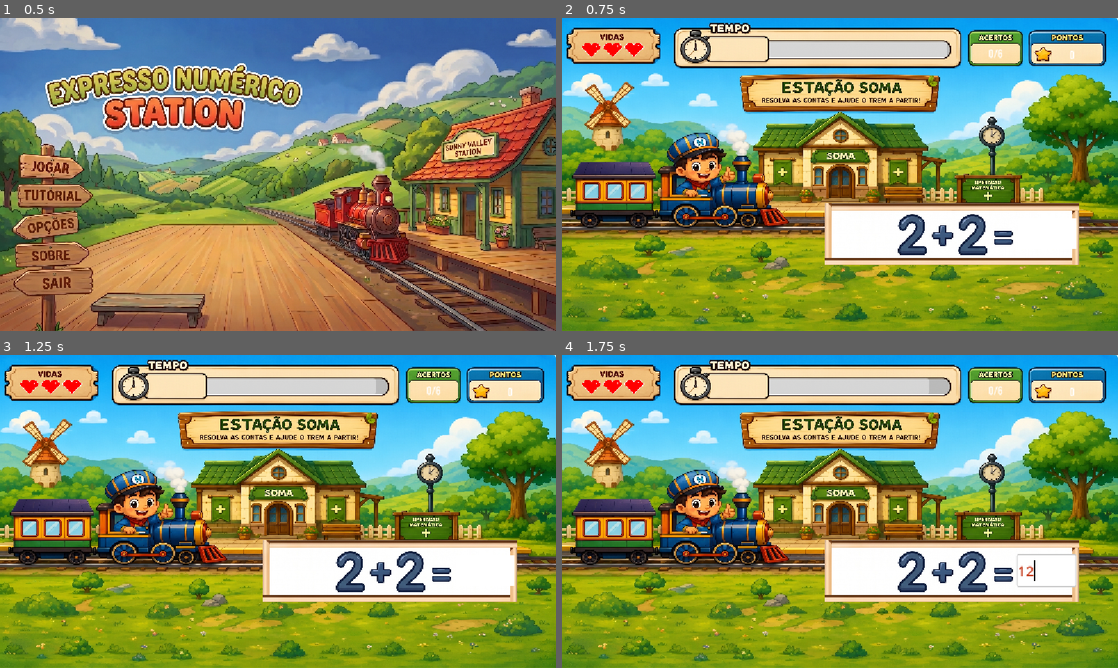
Above: before the commit, frames 1-4 (two rows, left to right).
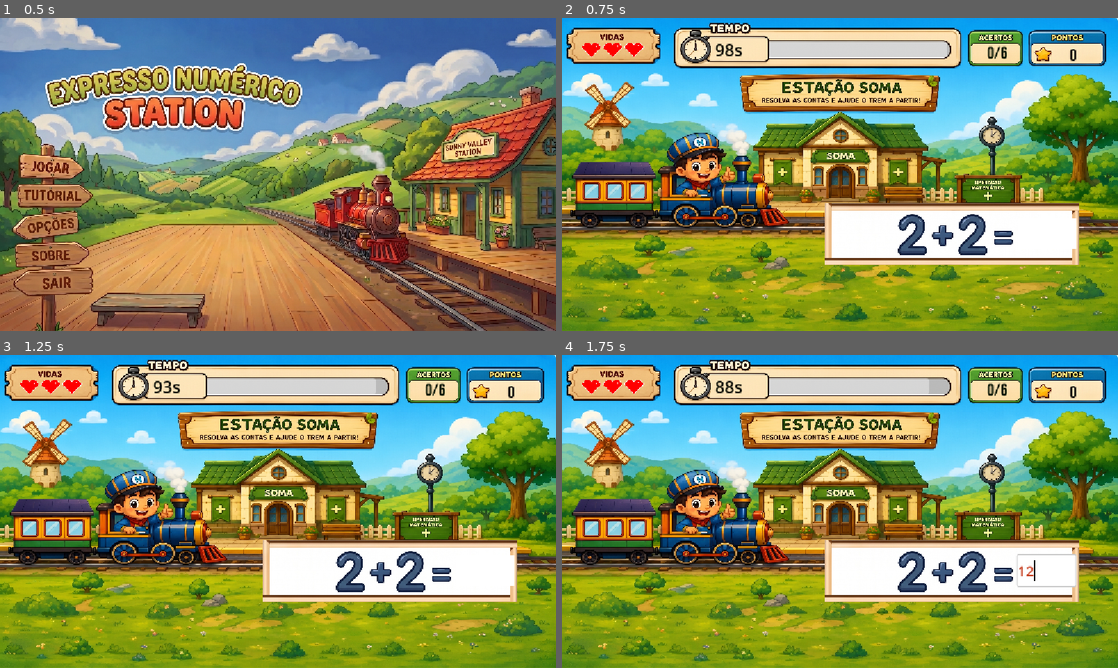
Above: after the commit, the same moments.

Repository: YuuZacK/ExpressoNumerico
Game: Godot game, scene res://cenas/menu/menu_principal.tscn
Same seed, same stepped clock (60 frames per second), same inputs: the game is played once before the commit and once after it.
Inputs (mouse positions are in pixels of both pictures, inside the frame that each line leads up to):
- Up to frame 1 (0.5 s): no input
- Up to frame 2 (0.75 s): click (612, 165) at 0.5 s
- Up to frame 3 (1.25 s): no input
- Up to frame 4 (1.75 s): click (1045, 570) at 1.27 s; type "12" at 1.35 s

Frame 1 is identical in both runs. In frame 2, 0.3% of the frame differs, in the area x 27-93%, y 8-14%; in frame 3, 0.3%; in frame 4, 0.3%.

Commit message:
feat: adiciona texto com contagem de segundos no relogio do hud

Diff:
--- a/hud.gd
+++ b/hud.gd
@@ -8,8 +8,9 @@
 @onready var texto_acertos = $TextoAcertos
 @onready var texto_pontos = $TextoPontos
 @onready var som_alarme = $SomAlarme
+@onready var texto_tempo = $TextoTempo # <-- AQUI ESTÁ A NOVA VARIÁVEL DO CRONÓMETRO
 
-# NOVAS VARIÁVEIS PARA AS VIDAS (buscando dentro da CaixaDeVidas):
+# Variáveis para as vidas (buscando dentro da CaixaDeVidas):
 @onready var vida1 = $CaixaDeVidas/Vida1
 @onready var vida2 = $CaixaDeVidas/Vida2
 @onready var vida3 = $CaixaDeVidas/Vida3
@@ -66,8 +67,9 @@
 	texto_acertos.text = str(acertos) + "/" + str(total)
 
 func atualizar_tempo(tempo_novo: float):
-	tempo_atual = tempo_novo
 	barra_tempo.value = tempo_novo
+	# Atualiza o texto com o número inteiro e a letra "s" de segundos
+	texto_tempo.text = str(int(tempo_novo)) + "s"
 
 func atualizar_vidas():
 	# Esconde todas primeiro por segurança
@@ -82,7 +84,3 @@
 		vida2.show()
 	if Global.vidas == 3:
 		vida3.show()
-
-
-func _on_caixa_de_resposta_text_changed(new_text: String) -> void:
-	pass # Replace with function body.
--- a/hud.tscn
+++ b/hud.tscn
@@ -24,12 +24,13 @@
 anchor_top = 0.07700001
 anchor_right = 0.832
 anchor_bottom = 0.17400001
-offset_left = -10.240051
-offset_top = 10.103996
-offset_right = -8.463989
-offset_bottom = 10.247993
+offset_left = -7.2400513
+offset_top = 2.1039963
+offset_right = -5.4639893
+offset_bottom = 28.247993
+theme_override_colors/font_color = Color(0.03190968, 0.0841428, 0.017608875, 1)
 theme_override_fonts/font = ExtResource("1_64ctp")
-theme_override_font_sizes/font_size = 24
+theme_override_font_sizes/font_size = 35
 text = "0/6
 "
 horizontal_alignment = 1
@@ -40,12 +41,13 @@
 anchor_top = 0.083000004
 anchor_right = 0.94400007
 anchor_bottom = 0.132
-offset_left = 12.303955
-offset_top = 9.215996
-offset_right = 8.511963
-offset_bottom = 40.463997
+offset_left = 11.303955
+offset_top = 3.2159958
+offset_right = 14.511963
+offset_bottom = 60.463997
+theme_override_colors/font_color = Color(0.032967977, 0.032967992, 0.03296798, 1)
 theme_override_fonts/font = ExtResource("1_64ctp")
-theme_override_font_sizes/font_size = 24
+theme_override_font_sizes/font_size = 35
 text = "0
 "
 horizontal_alignment = 1
@@ -76,3 +78,12 @@
 texture = ExtResource("2_64ctp")
 expand_mode = 1
 stretch_mode = 4
+
+[node name="TextoTempo" type="Label" parent="." unique_id=1685393002]
+offset_left = 317.0
+offset_top = 41.0
+offset_right = 387.0
+offset_bottom = 83.0
+theme_override_colors/font_color = Color(0.015067441, 0.027561046, 0.0018345141, 1)
+theme_override_font_sizes/font_size = 35
+text = "100"
